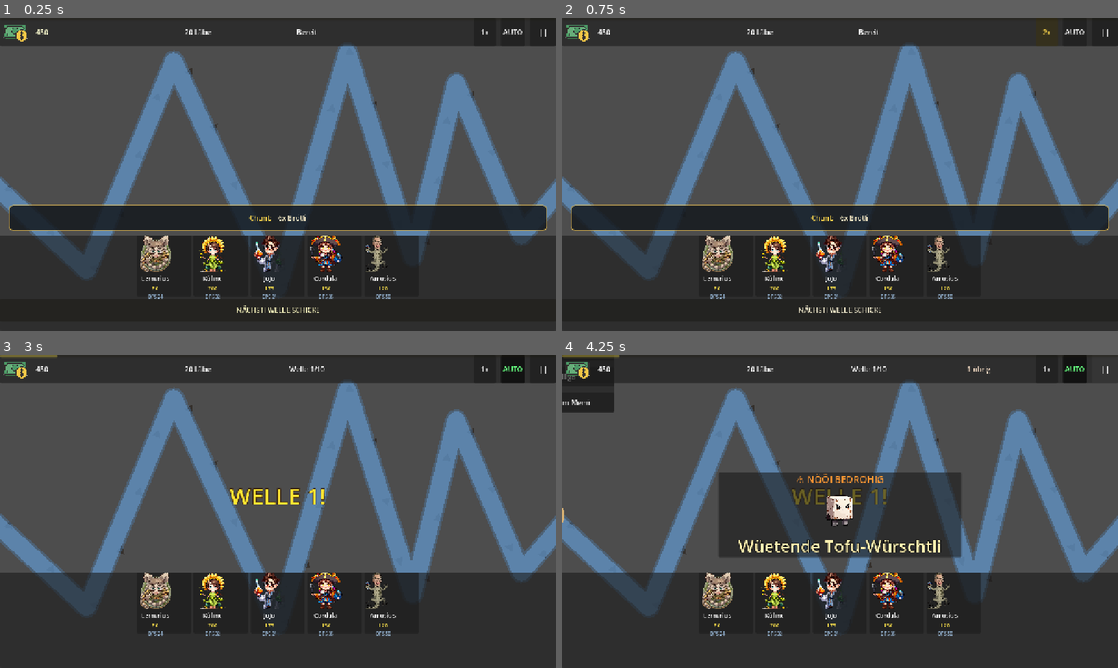
Above: before the commit, frames 1-4 (two rows, left to right).
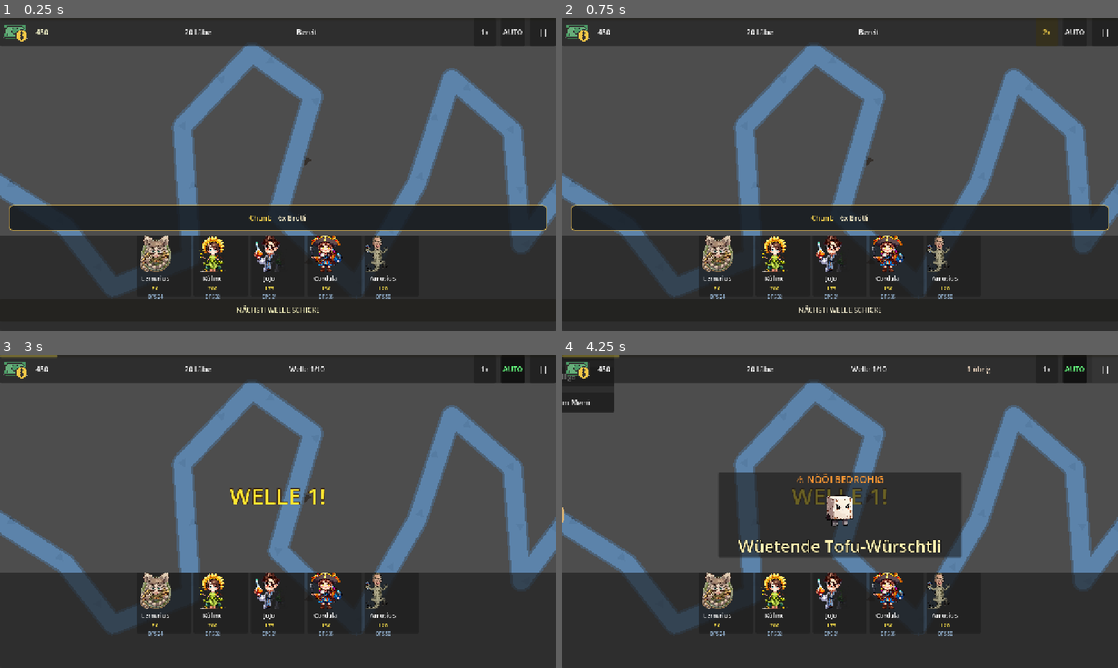
Above: after the commit, the same moments.

Repository: jgschobel/Tower-Defense-Game
Game: Godot game, scene res://scenes/game/level_2.tscn
Same seed, same stepped clock (60 frames per second), same inputs: the game is played once before the commit and once after it. This scene is started directly instead of the project's main scene. The engine's default icon, where the game draws it, is replaced by a stand-in: a white triangle on a blue panel in a dark square.
Inputs:
- Up to frame 1 (0.25 s): no input
- Up to frame 2 (0.75 s): click "1x" at 0.5 s
- Up to frame 3 (3 s): click "2x" at 1.25 s; click "3x" at 2 s; click "AUTO" at 2.75 s
- Up to frame 4 (4.25 s): click "||" at 3.5 s

The runs differ from the first frame. In frame 1, 19% of the frame differs, in the area x 0-100%, y 8-90%; in frame 2, 19%; in frame 3, 21%; in frame 4, 20%.

Commit message:
feat: drag-and-drop placement + tower taunts + shadows + L2 complexity
Big batch per user request (drag-and-drop, Memes für Türme, complexer
maps, bessere Grafik).

**Drag-and-drop tower placement (BTD-style)** — real press-and-drag
to the map now works:
- tower_placement.gd: _unhandled_input tracks press/drag/release.
  Release places at finger. Motion flag + _just_placed guard avoid
  the double-fire when press and release both reach the handler.
- hud.gd: shop buttons now use button_down (press) instead of
  pressed (release) so the placement mode engages BEFORE the
  player lifts their finger — the continuous drag is captured.
- Stationary taps still place (no motion → release at tap point).

**Tower taunts** — each friend character now occasionally (every
~6–12s, 60% fire rate) floats a personality line:
  Lemurius: "BIO BANANE!" / "CHF 2.95/kg!" / "Monet x17!"
  Kühne:    "ATSCHII!" / "Pollen-Zeit!" / "Blueme-Power!"
  JoJo:     "EXOTHERMI!" / "pH 0!" / "REAGIERT!"
  Cordula:  "Helau!" / "Konfetti!" / "VOLLEY!"
  Amösius:  "LOTTO!" / "CHF 2.50!" / "Zunge raus!"
Fades upward over 1.6s. Pure character juice; zero balance impact.

**Tower shadow + pedestal polish** — _draw now lays down:
  - soft ellipse drop-shadow below (grounding)
  - 3-ring stone pedestal (weight, separation)
  - top-edge highlight arc (pseudo-3D shading)

**Level 2 path complexity** — curve_2 went from 9 → 14 points with a
pretzel-like double-backtrack through the middle of the map. More
tight turns for tower coverage drama.

Validator passes.

Diff:
--- a/scenes/game/level_2.tscn
+++ b/scenes/game/level_2.tscn
@@ -9,34 +9,49 @@
 [ext_resource type="Texture2D" path="res://assets/textures/maps/level2_bg.png" id="7"]
 
 [sub_resource type="Curve2D" id="curve_2"]
-point_count = 9
+point_count = 14
 point_0/position = Vector2(-40, 360)
 point_0/in = Vector2(0, 0)
-point_0/out = Vector2(60, 0)
-point_1/position = Vector2(200, 580)
-point_1/in = Vector2(-50, -40)
-point_1/out = Vector2(60, 30)
-point_2/position = Vector2(400, 100)
-point_2/in = Vector2(-50, 50)
-point_2/out = Vector2(60, -40)
-point_3/position = Vector2(640, 620)
-point_3/in = Vector2(-60, -50)
-point_3/out = Vector2(60, 40)
-point_4/position = Vector2(800, 80)
-point_4/in = Vector2(-40, 60)
-point_4/out = Vector2(60, -40)
-point_5/position = Vector2(950, 550)
-point_5/in = Vector2(-50, -50)
-point_5/out = Vector2(50, 40)
-point_6/position = Vector2(1050, 150)
-point_6/in = Vector2(-30, 50)
-point_6/out = Vector2(50, -30)
-point_7/position = Vector2(1200, 500)
-point_7/in = Vector2(-40, -50)
-point_7/out = Vector2(40, 40)
-point_8/position = Vector2(1320, 360)
+point_0/out = Vector2(50, 0)
+point_1/position = Vector2(150, 480)
+point_1/in = Vector2(-40, -50)
+point_1/out = Vector2(40, 30)
+point_2/position = Vector2(260, 620)
+point_2/in = Vector2(-30, -40)
+point_2/out = Vector2(50, 10)
+point_3/position = Vector2(440, 550)
+point_3/in = Vector2(-50, 30)
+point_3/out = Vector2(20, -60)
+point_4/position = Vector2(420, 250)
+point_4/in = Vector2(20, 40)
+point_4/out = Vector2(30, -60)
+point_5/position = Vector2(580, 80)
+point_5/in = Vector2(-40, 30)
+point_5/out = Vector2(50, 10)
+point_6/position = Vector2(720, 180)
+point_6/in = Vector2(-40, -30)
+point_6/out = Vector2(40, 40)
+point_7/position = Vector2(640, 450)
+point_7/in = Vector2(40, -30)
+point_7/out = Vector2(-30, 40)
+point_8/position = Vector2(820, 620)
 point_8/in = Vector2(-50, 0)
-point_8/out = Vector2(0, 0)
+point_8/out = Vector2(40, -40)
+point_9/position = Vector2(960, 380)
+point_9/in = Vector2(-30, 40)
+point_9/out = Vector2(30, -50)
+point_10/position = Vector2(1040, 140)
+point_10/in = Vector2(-40, 20)
+point_10/out = Vector2(40, 10)
+point_11/position = Vector2(1180, 260)
+point_11/in = Vector2(-40, -30)
+point_11/out = Vector2(20, 50)
+point_12/position = Vector2(1200, 520)
+point_12/in = Vector2(0, -50)
+point_12/out = Vector2(30, 30)
+point_13/position = Vector2(1320, 360)
+point_13/in = Vector2(-50, -30)
+point_13/out = Vector2(0, 0)
 
 [node name="GameLevel" type="Node2D"]
 script = ExtResource("1")
@@ -51,7 +66,7 @@
 stretch_mode = 6
 
 [node name="PathBorder" type="Line2D" parent="."]
-points = PackedVector2Array(-40, 360, 200, 580, 400, 100, 640, 620, 800, 80, 950, 550, 1050, 150, 1200, 500, 1320, 360)
+points = PackedVector2Array(-40, 360, 150, 480, 260, 620, 440, 550, 420, 250, 580, 80, 720, 180, 640, 450, 820, 620, 960, 380, 1040, 140, 1180, 260, 1200, 520, 1320, 360)
 width = 50.0
 default_color = Color(0.3, 0.5, 0.7, 0.4)
 begin_cap_mode = 1
@@ -59,7 +74,7 @@
 joint_mode = 2
 
 [node name="PathDraw" type="Line2D" parent="."]
-points = PackedVector2Array(-40, 360, 200, 580, 400, 100, 640, 620, 800, 80, 950, 550, 1050, 150, 1200, 500, 1320, 360)
+points = PackedVector2Array(-40, 360, 150, 480, 260, 620, 440, 550, 420, 250, 580, 80, 720, 180, 640, 450, 820, 620, 960, 380, 1040, 140, 1180, 260, 1200, 520, 1320, 360)
 width = 40.0
 default_color = Color(0.4, 0.6, 0.8, 0.6)
 begin_cap_mode = 1
--- a/scripts/systems/tower_placement.gd
+++ b/scripts/systems/tower_placement.gd
@@ -3,6 +3,15 @@
 
 ## Handles tower placement via touch/click. Free placement (no grid snap).
 ## Towers can't overlap each other or be placed on the enemy path.
+##
+## Drag-and-drop flow (BTD-style):
+##   1. Player taps a shop button → HUD emits tower_selected_for_placement
+##   2. GameLevel calls start_placement() → ghost created (hidden)
+##   3. First pointer motion reveals ghost at finger, continuously updates
+##   4. On release (or on a quick tap with no motion) → try to place
+##      at the release position. Release on invalid = cancel, not place.
+##   5. Previous behavior (press-to-place) also still works as a fallback
+##      for cases where release event is lost — press also fires a place.
 
 signal tower_placed(tower: Node2D)
 signal placement_cancelled
@@ -18,6 +27,11 @@
 
 var _tower_scene: PackedScene
 var _path_points: PackedVector2Array = PackedVector2Array()
+# Drag-and-drop state: suppress double-place (press + release fires twice).
+var _just_placed: bool = false
+# Track whether the current touch interaction has seen any motion, so a
+# quick stationary tap counts as place-at-finger rather than cancel.
+var _had_motion: bool = false
 
 
 func _ready() -> void:
@@ -80,9 +94,20 @@
 	if event is InputEventScreenTouch or event is InputEventMouseButton:
 		var pos := _get_event_position(event)
 		if event.is_pressed():
-			_try_place(pos)
+			# Start of interaction: update ghost to finger, clear motion flag.
+			_had_motion = false
+			_just_placed = false
+			_update_ghost_position(pos)
+		else:
+			# Release: place on current position (drag-and-drop drop).
+			# If we never moved (stationary tap), still place at the tap
+			# location — identical to the pre-existing press-to-place UX
+			# so tap-happy users aren't broken.
+			if not _just_placed:
+				_try_place(pos)
 
 	if event is InputEventScreenDrag or event is InputEventMouseMotion:
+		_had_motion = true
 		var pos := _get_event_position(event)
 		_update_ghost_position(pos)
 
@@ -136,6 +161,7 @@
 
 	SfxManager.play_place()
 	tower_placed.emit(tower)
+	_just_placed = true
 	cancel_placement()
 
 
--- a/scripts/towers/base_tower.gd
+++ b/scripts/towers/base_tower.gd
@@ -28,6 +28,17 @@
 var _enemies_in_range: Array = []
 var _projectile_scene: PackedScene
 
+# Taunt memes — one per character. Randomly floated above the tower every
+# 6-12s while placed, to give each friend some personality. Strings are
+# exactly what each friend would actually yell in the scenario.
+const TAUNTS: Dictionary = {
+	"basic": ["BIO BANANE!", "CHF 2.95/kg!", "Monet x17!", "Fairtrade!", "Rundschwanz!"],
+	"sniper": ["ATSCHII!", "Pollen-Zeit!", "Blueme-Power!", "Heuschnupfe weg!", "Magic!"],
+	"splash": ["EXOTHERMI!", "pH 0!", "REAGIERT!", "SÄURE!", "Erlenmeyer!"],
+	"cordula": ["Helau!", "Konfetti!", "VOLLEY!", "Fasnachts-Power!", "Ahoi!"],
+	"slow": ["LOTTO!", "CHF 2.50!", "Zunge raus!", "Chläbrig!", "Gopfriedstutz!"],
+}
+
 
 func _ready() -> void:
 	_projectile_scene = preload("res://scenes/projectiles/base_projectile.tscn")
@@ -35,6 +46,50 @@
 		_apply_data()
 		_update_visual()
 		_update_range_collider()
+	# Kick off the random taunt loop — only fires when is_placed=true
+	_start_taunt_loop()
+
+
+func _start_taunt_loop() -> void:
+	var t := Timer.new()
+	t.wait_time = randf_range(6.0, 12.0)
+	t.one_shot = false
+	t.autostart = true
+	add_child(t)
+	t.timeout.connect(_maybe_taunt.bind(t))
+
+
+func _maybe_taunt(t: Timer) -> void:
+	# Re-randomize interval so taunts don't line up
+	t.wait_time = randf_range(6.0, 12.0)
+	if not is_placed or not data:
+		return
+	var lines: Array = TAUNTS.get(data.id, [])
+	if lines.is_empty():
+		return
+	# 60% chance to actually fire, so it feels spontaneous
+	if randf() > 0.6:
+		return
+	_float_taunt(lines[randi() % lines.size()])
+
+
+func _float_taunt(text: String) -> void:
+	var lbl := Label.new()
+	lbl.text = text
+	lbl.add_theme_font_size_override("font_size", 14)
+	lbl.add_theme_color_override("font_color", Color(1, 0.95, 0.6))
+	lbl.add_theme_color_override("font_outline_color", Color(0.15, 0.05, 0, 0.9))
+	lbl.add_theme_constant_override("outline_size", 3)
+	lbl.position = Vector2(-60, -70)
+	lbl.size = Vector2(120, 22)
+	lbl.horizontal_alignment = HORIZONTAL_ALIGNMENT_CENTER
+	lbl.z_index = 18
+	add_child(lbl)
+	var tw := create_tween()
+	tw.set_parallel(true)
+	tw.tween_property(lbl, "position:y", -110.0, 1.6)
+	tw.tween_property(lbl, "modulate:a", 0.0, 1.6)
+	tw.chain().tween_callback(lbl.queue_free)
 
 
 func _apply_data() -> void:
@@ -468,9 +523,14 @@
 func _draw() -> void:
 	if not is_placed:
 		return
-	# Stone pedestal under tower
-	draw_circle(Vector2.ZERO, 35.0, Color(0.35, 0.3, 0.25, 0.5))
-	draw_circle(Vector2.ZERO, 32.0, Color(0.45, 0.4, 0.35, 0.4))
+	# Soft ellipse drop-shadow BELOW the tower for grounding
+	draw_circle(Vector2(0, 16), 32.0, Color(0, 0, 0, 0.25))
+	# Stone pedestal rings — adds weight and separation from the background
+	draw_circle(Vector2.ZERO, 38.0, Color(0.28, 0.22, 0.18, 0.55))
+	draw_circle(Vector2.ZERO, 33.0, Color(0.48, 0.4, 0.32, 0.55))
+	draw_circle(Vector2.ZERO, 29.0, Color(0.62, 0.52, 0.42, 0.35))
+	# Thin highlight along top edge
+	draw_arc(Vector2(-2, -2), 33.0, PI * 1.1, PI * 1.9, 24, Color(1, 0.95, 0.8, 0.25), 2.0)
 
 
 func _update_range_collider() -> void:
--- a/scripts/ui/hud.gd
+++ b/scripts/ui/hud.gd
@@ -228,7 +228,12 @@
 
 		var btn := Button.new()
 		btn.custom_minimum_size = Vector2(125, 140)
-		btn.pressed.connect(_on_tower_button_pressed.bind(td))
+		# Use button_down (press) instead of pressed (release) so the player
+		# can press-and-drag the shop button straight to the map (drag-and-
+		# drop placement). The press fires placement mode immediately; the
+		# subsequent drag events go to TowerPlacement via _unhandled_input;
+		# release-on-map places the tower.
+		btn.button_down.connect(_on_tower_button_pressed.bind(td))
 
 		var vbox := VBoxContainer.new()
 		vbox.mouse_filter = Control.MOUSE_FILTER_IGNORE
